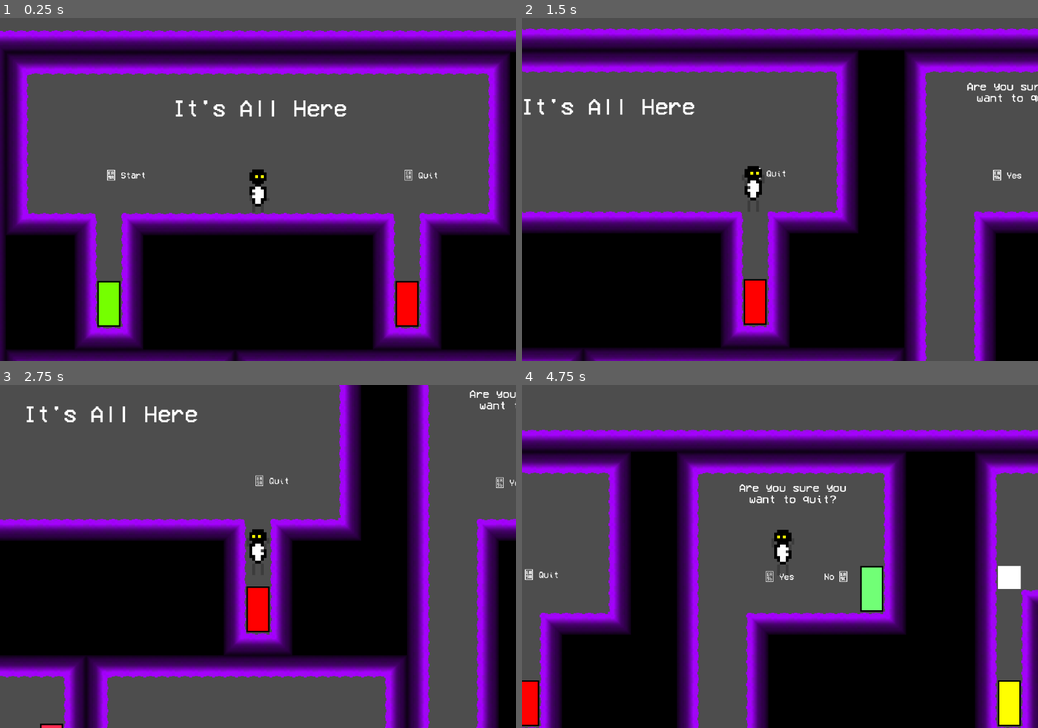
Above: before the commit, frames 1-4 (two rows, left to right).
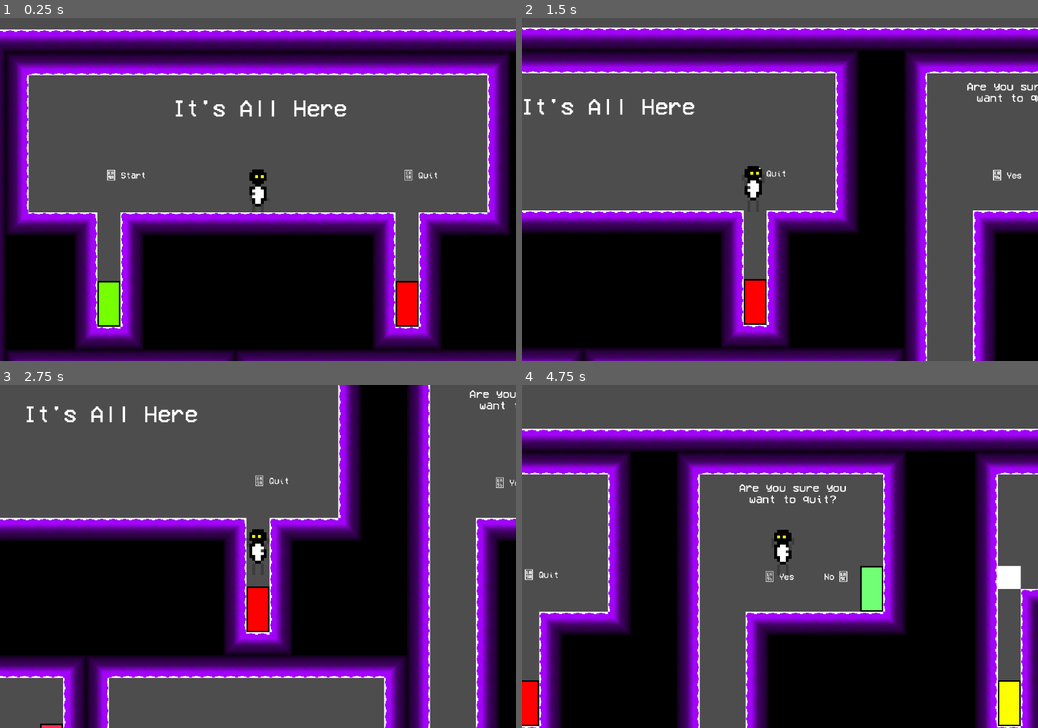
Above: after the commit, the same moments.

Repository: MM4096/its-all-here
Game: Godot game, scene res://main.tscn
Two runs of this game, one before a commit and one after it. Both use one fixed random seed, a clock stepped at 60 frames per second and the inputs below. The engine's default icon, where the game draws it, is replaced by a stand-in: a white triangle on a blue panel in a dark square.
Inputs:
- Up to frame 1 (0.25 s): no input
- Up to frame 2 (1.5 s): tap Enter at 0.5 s; hold D (move_right) from 0.53 s (still down); tap W (move_up) at 0.77 s
- Up to frame 3 (2.75 s): tap W (move_up) at 1.52 s; release D (move_right) at 2.03 s; hold A (move_left) from 2.03 s (still down)
- Up to frame 4 (4.75 s): release A (move_left) at 2.78 s; hold D (move_right) 2.78-4.28 s; tap W (move_up) at 3.02, 3.77, 4.52 s; hold A (move_left) from 4.28 s (still down)

The runs differ from the first frame. In frame 1, 2.1% of the frame differs, in the area x 0-100%, y 3-91%; in frame 2, 2.0%; in frame 3, 1.9%; in frame 4, 2.3%, in the area x 0-100%, y 12-100%.

Commit message:
Map changes

Diff:
--- a/main.tscn
+++ b/main.tscn
@@ -36,7 +36,6 @@
 [ext_resource type="Texture2D" uid="uid://dv15q5cqryba5" path="res://images/objects/collectables/key.png" id="23_1lq1j"]
 [ext_resource type="Script" uid="uid://2vkuu6pwla6g" path="res://scripts/win_handler/win_area.gd" id="28_yvygb"]
 [ext_resource type="Script" uid="uid://dd16g0q775ucy" path="res://scripts/helper/alt_warp_doors.gd" id="30_b1qrp"]
-[ext_resource type="Script" uid="uid://dt6fhd4e15k8k" path="res://scripts/objects/warp_door/warp_door.gd" id="31_b1qrp"]
 [ext_resource type="Script" uid="uid://3t4nj2eeg4v0" path="res://scripts/win_handler/timer.gd" id="33_vl5ma"]
 
 [sub_resource type="LabelSettings" id="LabelSettings_h7q5d"]
@@ -521,6 +520,7 @@
 outline_color = Color(0, 0, 0, 1)
 
 [node name="main" type="Node2D"]
+position = Vector2(-1, 0)
 
 [node name="menu" type="Node2D" parent="." node_paths=PackedStringArray("area_reference", "load_game_block", "start_game_area")]
 script = ExtResource("1_8pcci")
@@ -2571,6 +2571,9 @@
 
 [node name="checkpoint38" parent="checkpoints" instance=ExtResource("4_ywbjr")]
 position = Vector2(33009, -18385)
+
+[node name="checkpoint39" parent="checkpoints" instance=ExtResource("4_ywbjr")]
+position = Vector2(-6275, 6281)
 
 [node name="texts" type="Node2D" parent="."]
 
@@ -3901,7 +3904,6 @@
 [node name="out of double jump" type="Node2D" parent="warp doors/color cycles" node_paths=PackedStringArray("in_door", "out_door")]
 position = Vector2(37792, -4032)
 script = ExtResource("11_suls4")
-doors_are_two_way = true
 in_door = NodePath("In")
 out_door = NodePath("Out")
 debug_color_of_door = Color(0.690771, 0.530631, 0.784459, 0.5)
@@ -4007,17 +4009,24 @@
 debug_color_of_door = Color(0.557023, 0.79353, 0.559995, 0.5)
 metadata/_custom_type_script = "uid://qhosvt3tme43"
 
-[node name="In" type="Area2D" parent="warp doors/only_alt/out of alternate blocks 1" instance=ExtResource("12_pux87")]
-collision_layer = 4
-collision_mask = 2
-script = ExtResource("31_b1qrp")
-
-[node name="Out" type="Area2D" parent="warp doors/only_alt/out of alternate blocks 1" instance=ExtResource("12_pux87")]
+[node name="In" parent="warp doors/only_alt/out of alternate blocks 1" instance=ExtResource("12_pux87")]
+
+[node name="Out" parent="warp doors/only_alt/out of alternate blocks 1" instance=ExtResource("12_pux87")]
 position = Vector2(2483, -2499)
-collision_layer = 4
-collision_mask = 2
-script = ExtResource("31_b1qrp")
 use_sprite = false
+
+[node name="into double jump" type="Node2D" parent="warp doors/only_alt" node_paths=PackedStringArray("in_door", "out_door")]
+position = Vector2(9056, 6144)
+script = ExtResource("11_suls4")
+in_door = NodePath("In")
+out_door = NodePath("Out")
+debug_color_of_door = Color(0.0635384, 0.5884, 0.871648, 0.5)
+metadata/_custom_type_script = "uid://qhosvt3tme43"
+
+[node name="In" parent="warp doors/only_alt/into double jump" instance=ExtResource("12_pux87")]
+
+[node name="Out" parent="warp doors/only_alt/into double jump" instance=ExtResource("12_pux87")]
+position = Vector2(28800, -10176)
 
 [node name="win game" type="Node2D" parent="." node_paths=PackedStringArray("player_area", "hit_label", "timer_label")]
 script = ExtResource("28_yvygb")
Not shown: 1 places in main.tscn that only renumber resources
Not shown, changed: tiled/maps/map.tmx
Not shown, changed: tiled/its-all-here.tiled-session
